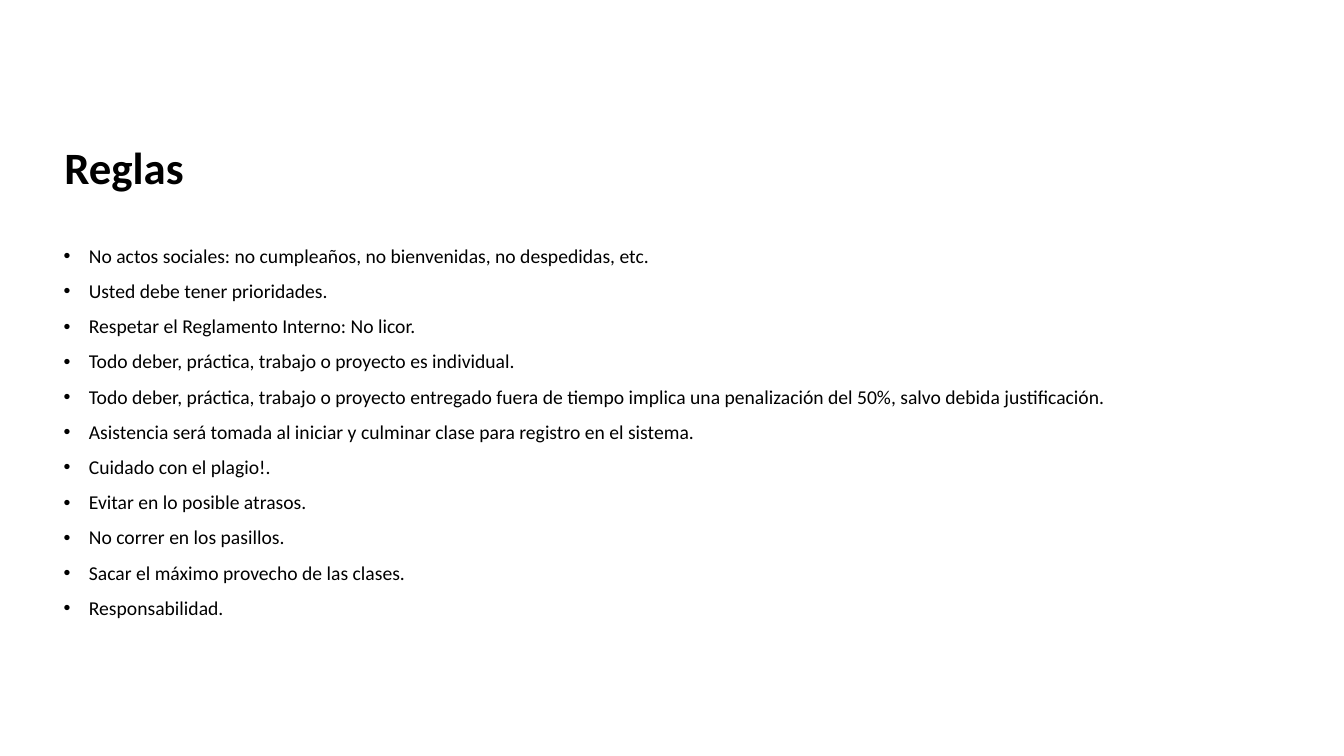
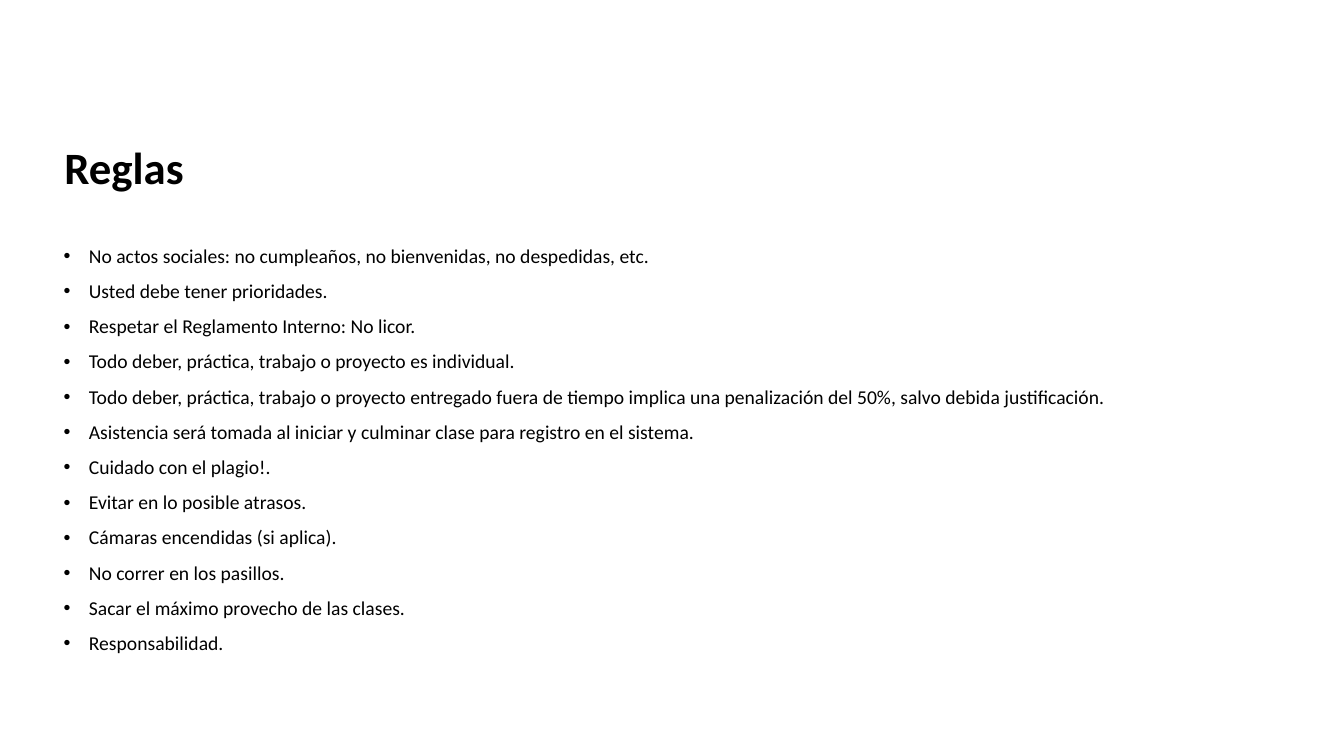
Before and after one commit to dcevallossalas/ITQ, a slide deck: slide 3 of Programacion web extendido/PW_Sesión1.pptx. Drawn at 1344x756 pixels with LibreOffice and Linux fonts; fonts in the diff are those of the drawing; background and template pictures are left out. Boxes give left, top, right and bottom in pixels: in the first picture for what was removed or moved away, otherwise in the second. Text is boxed around its words. In the diff, an @@ line names an element or a change of style, - is before the commit and + after.

Commit message:
Cambios
Cambios

```diff
--- a/Programacion web extendido/PW_Sesión1.pptx
+++ b/Programacion web extendido/PW_Sesión1.pptx
@@ text at [89,530,336,547]: paragraph added @@
+• Cámaras encendidas (si aplica).
```
